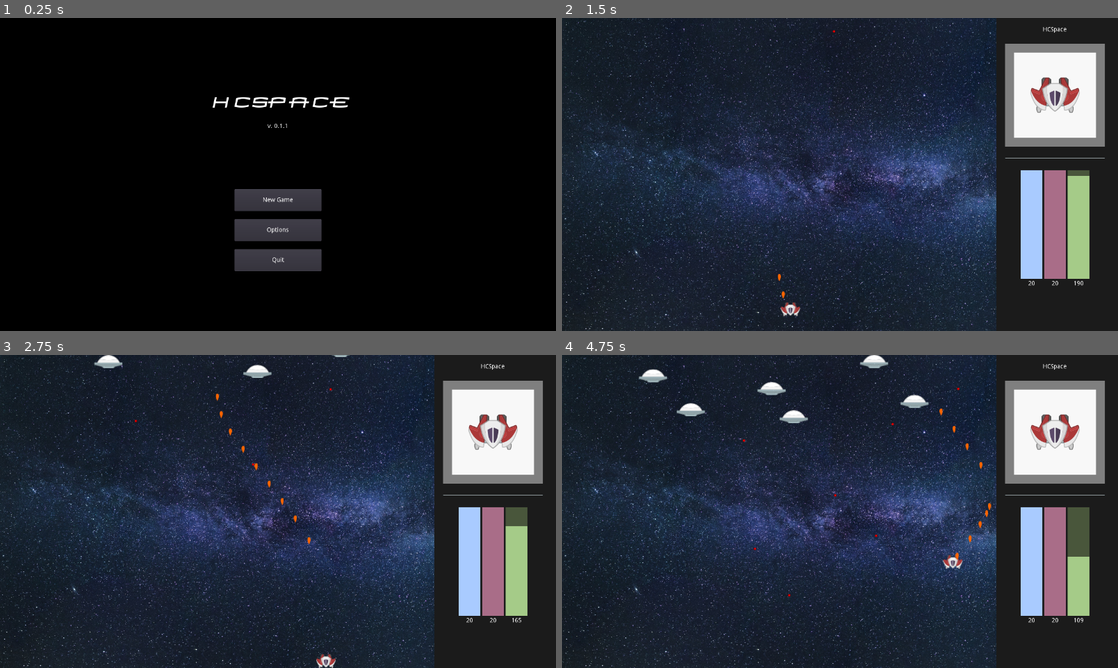
Above: before the commit, frames 1-4 (two rows, left to right).
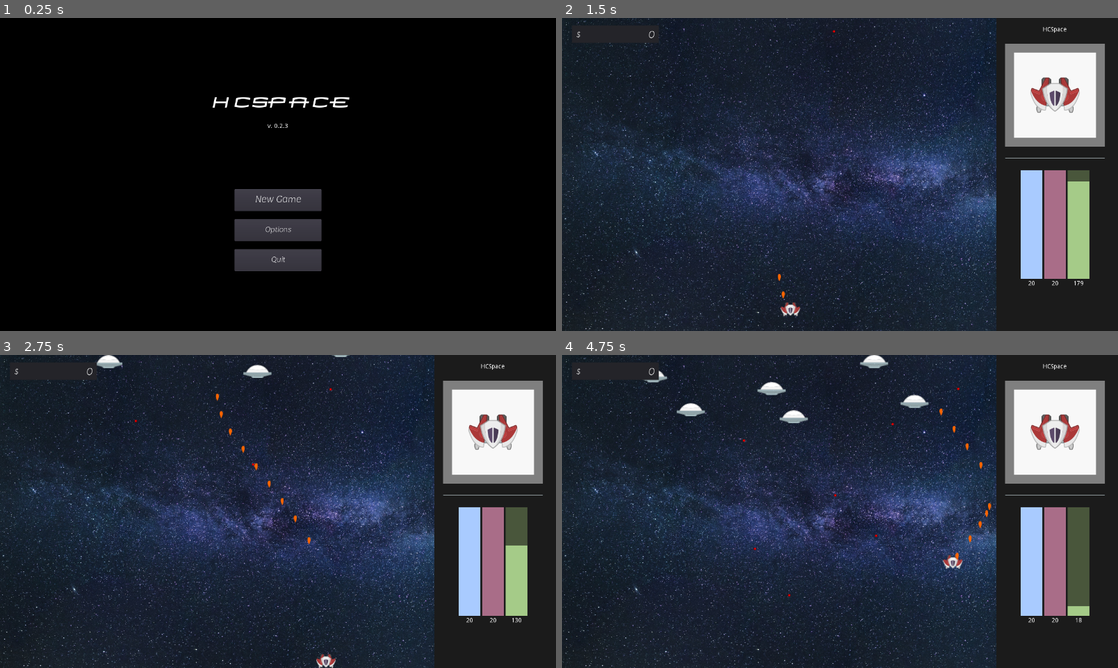
Above: after the commit, the same moments.

Repository: Kessinen/HCSpace
Game: Godot game, scene res://assets/gui/mainmenu.tscn
Two runs of this game, one before a commit and one after it. Both use one fixed random seed, a clock stepped at 60 frames per second and the inputs below.
Inputs:
- Up to frame 1 (0.25 s): no input
- Up to frame 2 (1.5 s): click "New Game" at 0.5 s; tap Enter at 1.25 s; hold D (move_right) from 1.28 s (still down); hold Space (shoot) from 1.28 s (still down)
- Up to frame 3 (2.75 s): release D (move_right) at 2.03 s; release Space (shoot) at 2.03 s; hold S (move_down) from 2.03 s (still down); tap Space (shoot) at 2.1 s
- Up to frame 4 (4.75 s): release S (move_down) at 2.78 s; hold D (move_right) 2.78-3.53 s; hold Space (shoot) 2.78-3.53 s; hold W (move_up) 3.53-4.28 s; tap Space (shoot) at 3.6 s; hold A (move_left) from 4.28 s (still down); hold Space (shoot) from 4.28 s (still down)

The runs differ from the first frame. In frame 1, 0.2% of the frame differs, in the area x 46-55%, y 33-79%; in frame 2, 0.1%; in frame 3, 0.3%; in frame 4, 0.8%, in the area x 1-95%, y 2-86%.

Commit message:
ADDED: Loot system CHANGED: Mainmenu fonts CHANGED: Player ship balancing ADDED: Player gun fire in a separed function ADDED: Per gun energy requirement

Diff:
--- a/project/assets/enemies/wimpy.gd
+++ b/project/assets/enemies/wimpy.gd
@@ -12,6 +12,7 @@
 export var rof = 5
 var randomPoint = Vector2.ZERO
 onready var plBullet := preload("res://assets/weapons/enemyWeapons/enemyWeapons.tscn")
+onready var plLoot := preload("res://assets/loot/loot.tscn")
 onready var fireDelay := $fireDelay
 
 
@@ -50,6 +51,9 @@
 func damage(amount : float):
 	life -= amount
 	if life <= 0:
+		var loot = plLoot.instance()
+		loot.position = get_global_position()
+		get_parent().add_child(loot)
 		queue_free()
 
 func _on_Area2D_area_entered(area):
--- /dev/null
+++ b/project/assets/fonts/savedFontData/mainmenuButton.tres
@@ -0,0 +1,4 @@
+[gd_resource type="DynamicFontData" format=2]
+
+[resource]
+font_path = "res://assets/fonts/NegaraSerif-HairlineItalic.otf"
--- a/project/assets/gui/mainmenu.tscn
+++ b/project/assets/gui/mainmenu.tscn
@@ -1,12 +1,24 @@
-[gd_scene load_steps=4 format=2]
+[gd_scene load_steps=9 format=2]
 
 [ext_resource path="res://assets/gui/mainmenu.gd" type="Script" id=1]
 [ext_resource path="res://assets/fonts/HOMOARAK.TTF" type="DynamicFontData" id=2]
+[ext_resource path="res://assets/fonts/NegaraSerif-HairlineItalic.otf" type="DynamicFontData" id=3]
+[ext_resource path="res://assets/fonts/savedFontData/mainmenuButton.tres" type="DynamicFontData" id=4]
 
 [sub_resource type="DynamicFont" id=1]
 size = 46
 extra_spacing_top = 7
 font_data = ExtResource( 2 )
+
+[sub_resource type="DynamicFont" id=2]
+size = 20
+font_data = ExtResource( 4 )
+
+[sub_resource type="DynamicFont" id=3]
+font_data = ExtResource( 3 )
+
+[sub_resource type="DynamicFont" id=4]
+font_data = ExtResource( 3 )
 
 [node name="Mainmenu" type="Control"]
 anchor_right = 1.0
@@ -57,7 +69,7 @@
 margin_top = 192.0
 margin_right = 1180.0
 margin_bottom = 206.0
-text = "v. 0.1.1"
+text = "v. 0.2.3"
 align = 1
 valign = 1
 
@@ -84,6 +96,7 @@
 [node name="lblNew" type="Label" parent="ColorRect/VBoxContainer/btnNew"]
 anchor_right = 1.0
 anchor_bottom = 1.0
+custom_fonts/font = SubResource( 2 )
 text = "New Game"
 align = 1
 valign = 1
@@ -105,6 +118,7 @@
 [node name="lblOptions" type="Label" parent="ColorRect/VBoxContainer/btnOptions"]
 anchor_right = 1.0
 anchor_bottom = 1.0
+custom_fonts/font = SubResource( 3 )
 text = "Options"
 align = 1
 valign = 1
@@ -126,6 +140,7 @@
 [node name="lblQuit" type="Label" parent="ColorRect/VBoxContainer/btnQuit"]
 anchor_right = 1.0
 anchor_bottom = 1.0
+custom_fonts/font = SubResource( 4 )
 text = "Quit"
 align = 1
 valign = 1
--- /dev/null
+++ b/project/assets/loot/loot.gd
@@ -0,0 +1,21 @@
+extends KinematicBody2D
+
+export var cargoSize = 1
+export var money = 1
+var velocity = Vector2.DOWN
+var playerInArea = false
+
+func _ready():
+	pass
+
+func _physics_process(delta):
+	if playerInArea:
+		var playerPos = global.playerPosition
+		velocity = velocity.move_toward(playerPos - position, 0.1)
+	move_and_collide(velocity * delta * 100)
+
+func attract(inArea : bool):
+	playerInArea = inArea
+
+func playerGotMe():
+	queue_free()
--- /dev/null
+++ b/project/assets/loot/loot.tscn
@@ -0,0 +1,29 @@
+[gd_scene load_steps=5 format=2]
+
+[ext_resource path="res://assets/loot/loot.gd" type="Script" id=1]
+[ext_resource path="res://assets/loot/sprites/1coin.png" type="Texture" id=2]
+
+[sub_resource type="CircleShape2D" id=1]
+radius = 12.0565
+
+[sub_resource type="CircleShape2D" id=2]
+radius = 47.3876
+
+[node name="loot" type="KinematicBody2D" groups=[
+"Loot",
+]]
+collision_layer = 16
+collision_mask = 0
+script = ExtResource( 1 )
+
+[node name="CollisionShape2D" type="CollisionShape2D" parent="."]
+shape = SubResource( 1 )
+
+[node name="Sprite" type="Sprite" parent="."]
+texture = ExtResource( 2 )
+
+[node name="playerSearch" type="Area2D" parent="."]
+collision_layer = 16
+
+[node name="CollisionShape2D" type="CollisionShape2D" parent="playerSearch"]
+shape = SubResource( 2 )
--- a/project/assets/player/player1.tscn
+++ b/project/assets/player/player1.tscn
@@ -6,6 +6,9 @@
 
 [sub_resource type="RectangleShape2D" id=1]
 extents = Vector2( 18.5889, 14.1343 )
+
+[sub_resource type="CircleShape2D" id=2]
+radius = 70.0
 
 [node name="player1" type="Node2D"]
 script = ExtResource( 2 )
@@ -16,7 +19,7 @@
 
 [node name="playerArea" type="Area2D" parent="ship"]
 gravity = 0.0
-collision_mask = 2
+collision_mask = 18
 
 [node name="CollisionShape2D" type="CollisionShape2D" parent="ship/playerArea"]
 shape = SubResource( 1 )
@@ -31,5 +34,15 @@
 [node name="shieldRecharge" type="Timer" parent="ship"]
 
 [node name="energyRecharge" type="Timer" parent="ship"]
+
+[node name="lootingArea" type="Area2D" parent="ship"]
+collision_layer = 0
+collision_mask = 16
+
+[node name="CollisionShape2D" type="CollisionShape2D" parent="ship/lootingArea"]
+shape = SubResource( 2 )
+[connection signal="body_entered" from="ship/playerArea" to="ship" method="_on_playerArea_body_entered"]
 [connection signal="timeout" from="ship/shieldRecharge" to="ship" method="_on_shieldRecharge_timeout"]
 [connection signal="timeout" from="ship/energyRecharge" to="ship" method="_on_energyRecharge_timeout"]
+[connection signal="body_entered" from="ship/lootingArea" to="ship" method="_on_lootingArea_body_entered"]
+[connection signal="body_exited" from="ship/lootingArea" to="ship" method="_on_lootingArea_body_exited"]
--- a/project/assets/player/ship1.gd
+++ b/project/assets/player/ship1.gd
@@ -11,12 +11,16 @@
 export var maxhitpoints = 20
 export var maxshields = 20
 export var maxenergy = 200
+export var cargoSize = 200
 var hitpoints = maxhitpoints
 var shields = maxshields
 var energy = maxenergy
 var shieldRecharge = 5
-var energyRecharge = 0.1
+var energyRecharge = 0.05
 var shieldRechargeCost = 5
+var lootingarea = 95
+var cargoValue = 0
+
 
 onready var hpBar := get_tree().get_root().find_node("hpBar", true, false)
 onready var shieldsBar := get_tree().get_root().find_node("shieldsBar", true, false)
@@ -35,14 +39,11 @@
 	shieldRechargeTimer.start()
 	energyRechargeTimer.wait_time = energyRecharge
 	energyRechargeTimer.start()
+	$lootingArea/CollisionShape2D.shape.radius = lootingarea
 
 func _process(delta):
 	if Input.is_action_pressed("shoot") and energy > 0:
-		add_child(canFire)
-		var gun = $canFire
-		canFire.fire(self.get_global_position())
-		energy -= 1
-		energyBar.value = energy
+		fireGuns()
 
 func _physics_process(delta):
 	var input_vector = Vector2.ZERO
@@ -71,6 +72,15 @@
 	hpBar.value = hitpoints
 	shieldsBar.value = shields
 
+func fireGuns():
+	add_child(canFire)
+	var energyReq = canFire.energyRequired
+
+	if energy >= energyReq:
+		canFire.fire(self.get_global_position())
+		energy -= energyReq
+	energyBar.value = energy
+
 func _on_shieldRecharge_timeout():
 	if shields < maxshields and energy >= shieldRechargeCost:
 		shieldsBar.value += 1
@@ -82,3 +92,19 @@
 	if energy < maxenergy:
 		energyBar.value += 1
 		energy +=1
+
+func _on_lootingArea_body_entered(body):
+	body.attract(true)
+
+func _on_lootingArea_body_exited(body):
+	body.attract(false)
+
+func _on_playerArea_body_entered(body):
+	var loottable = get_tree().get_nodes_in_group("Loot")
+	if body in loottable:
+		if cargoSize > body.cargoSize:
+			var cashLabel = get_tree().get_root().find_node("lblCash", true, false)
+			cargoSize -= body.cargoSize
+			cargoValue += body.money
+			body.queue_free()
+			cashLabel.text = str(cargoValue)
--- a/project/assets/stages/stages.tscn
+++ b/project/assets/stages/stages.tscn
@@ -7,6 +7,7 @@
 [ext_resource path="res://assets/player/sprites/avatar.png" type="Texture" id=5]
 [ext_resource path="res://assets/gui/sprites/shieldBar.png" type="Texture" id=6]
 [ext_resource path="res://assets/stages/ui.gd" type="Script" id=7]
+[ext_resource path="res://assets/fonts/NegaraSerif-HairlineItalic.otf" type="DynamicFontData" id=8]
 
 [sub_resource type="RectangleShape2D" id=1]
 extents = Vector2( 720, 20 )
@@ -16,6 +17,13 @@
 
 [sub_resource type="RectangleShape2D" id=3]
 extents = Vector2( 55.4243, 374.612 )
+
+[sub_resource type="DynamicFont" id=4]
+font_data = ExtResource( 8 )
+
+[sub_resource type="DynamicFont" id=5]
+size = 24
+font_data = ExtResource( 8 )
 
 [node name="stages" type="Node2D"]
 script = ExtResource( 3 )
@@ -42,6 +50,50 @@
 [node name="CollisionShape2D3" type="CollisionShape2D" parent="borders"]
 position = Vector2( 1062.64, 360 )
 shape = SubResource( 3 )
+
+[node name="Panel" type="Panel" parent="."]
+margin_left = 22.653
+margin_top = 16.9897
+margin_right = 62.653
+margin_bottom = 56.9897
+rect_min_size = Vector2( 200, 0 )
+__meta__ = {
+"_edit_use_anchors_": false
+}
+
+[node name="HBoxContainer" type="HBoxContainer" parent="Panel"]
+anchor_right = 1.0
+anchor_bottom = 1.0
+margin_left = 10.0
+margin_top = 10.0
+margin_right = -10.0
+margin_bottom = -10.0
+__meta__ = {
+"_edit_use_anchors_": false
+}
+
+[node name="lblCashSymbol" type="Label" parent="Panel/HBoxContainer"]
+margin_right = 9.0
+margin_bottom = 25.0
+size_flags_vertical = 1
+custom_fonts/font = SubResource( 4 )
+text = "$"
+align = 1
+valign = 1
+
+[node name="lblCash" type="Label" parent="Panel/HBoxContainer"]
+margin_left = 13.0
+margin_right = 180.0
+margin_bottom = 25.0
+size_flags_horizontal = 3
+size_flags_vertical = 0
+custom_fonts/font = SubResource( 5 )
+text = "0"
+align = 2
+valign = 1
+__meta__ = {
+"_edit_use_anchors_": false
+}
 
 [node name="ui" type="ColorRect" parent="."]
 margin_left = 1000.0
--- a/project/assets/weapons/gatling/gatlingun.gd
+++ b/project/assets/weapons/gatling/gatlingun.gd
@@ -8,6 +8,7 @@
 var plBullet := preload("res://assets/weapons/gatling/bullet.tscn")
 onready var rofTimer := $rofTimer
 
+export var energyRequired = 2
 
 func _ready():
 	pass
--- a/project/project.godot
+++ b/project/project.godot
@@ -67,6 +67,7 @@
 2d_physics/layer_2="Enemy"
 2d_physics/layer_3="Bullets"
 2d_physics/layer_4="Walls"
+2d_physics/layer_5="Loot"
 
 [rendering]
 
Binary file added: project/assets/fonts/NegaraSerif-HairlineItalic.otf
Binary file added: project/assets/loot/sprites/1coin.png
Not shown, added: project/assets/loot/sprites/1coin.png.import
Not shown: 1 places in project/assets/player/player1.tscn that only renumber resources
Not shown: 1 places in project/assets/stages/stages.tscn that only renumber resources
Not shown, changed: project/export_presets.cfg
